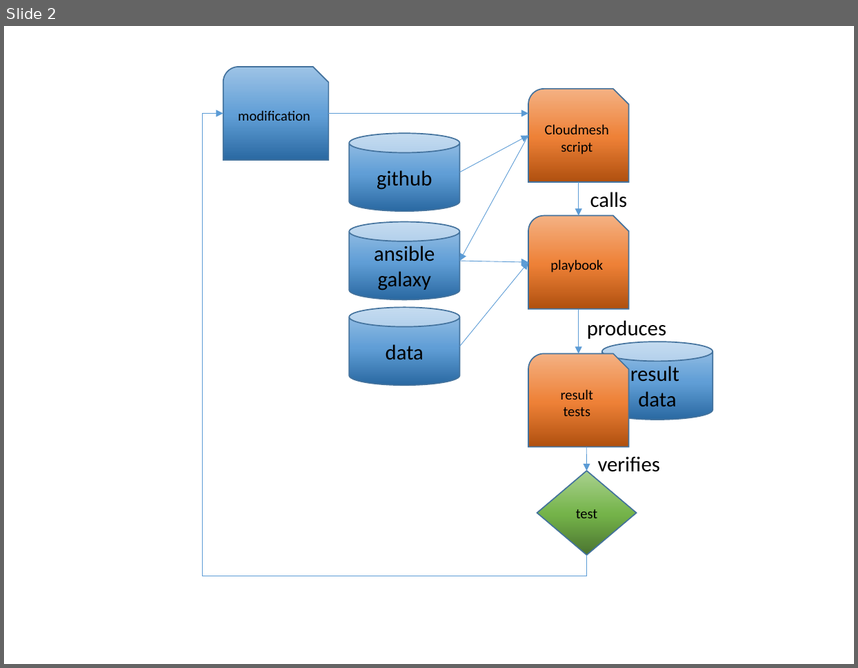
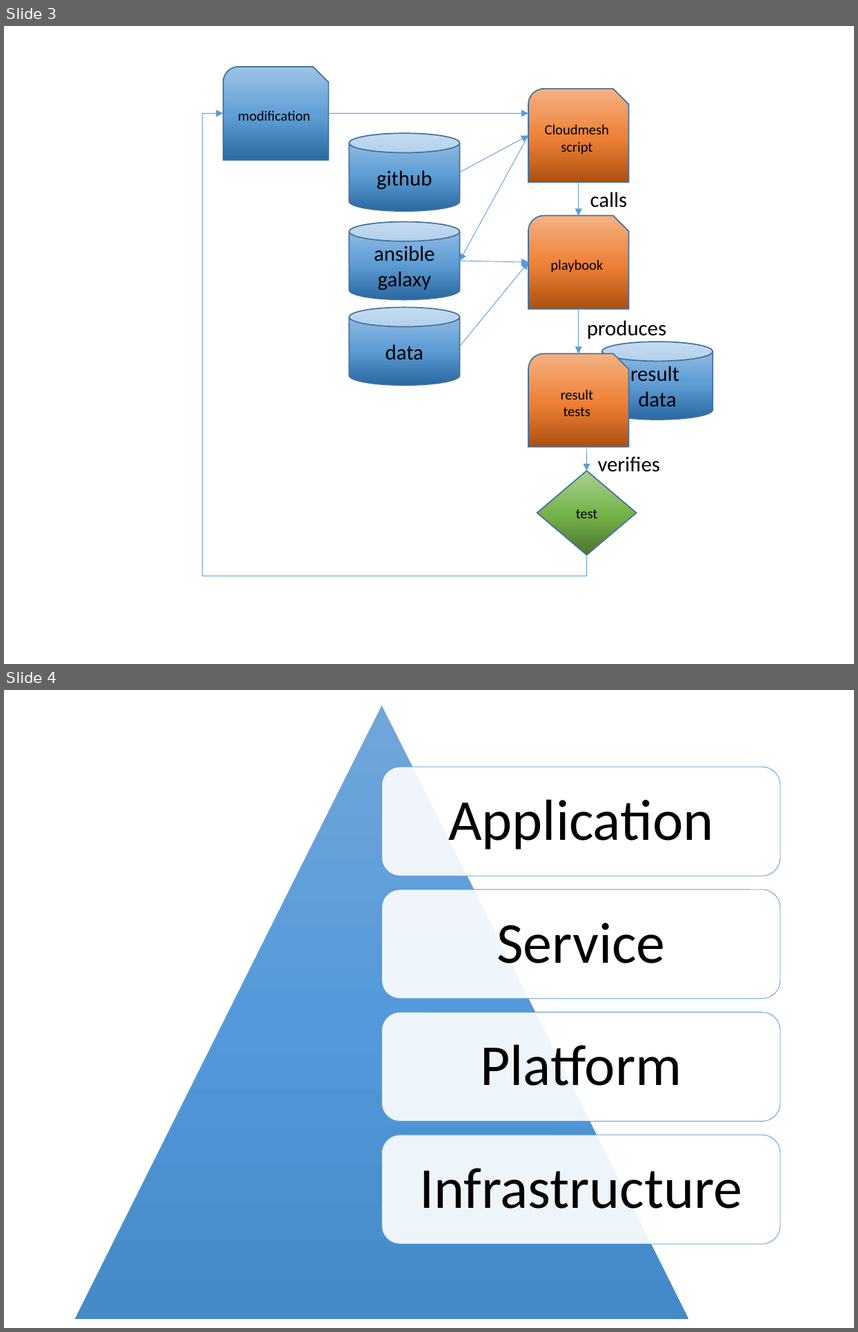
Before and after one commit to cyberaide/nist, a slide deck: images/nist-devops.pptx. Shown one above the other, each under a label of ours: slide 2 before the commit, slides 3 and 4 after it. The pictures are 858x668 and 858x1332 pixels, drawn with LibreOffice and Linux fonts; fonts in the diff are those of the drawing. Boxes give left, top, right and bottom in pixels: in the first picture for what was removed or moved away, otherwise in the second. Text is boxed around its words. In the diff, an @@ line names an element or a change of style, - is before the commit and + after.

```diff
--- a/images/nist-devops.pptx
+++ b/images/nist-devops.pptx
@@ slide 4 added at [4,690,854,1328], background #FFFFFF @@
@@ group added at [75,705,780,1318]: 4 rounded rectangles, 4 texts, 1 triangle @@
+Application
+Service
+Platform
+Infrastructure
@@ what was slide 2 is now slide 3 @@
```
Also in this commit, not shown: 1 slide changed, 1 other slide added, 3 other files.
